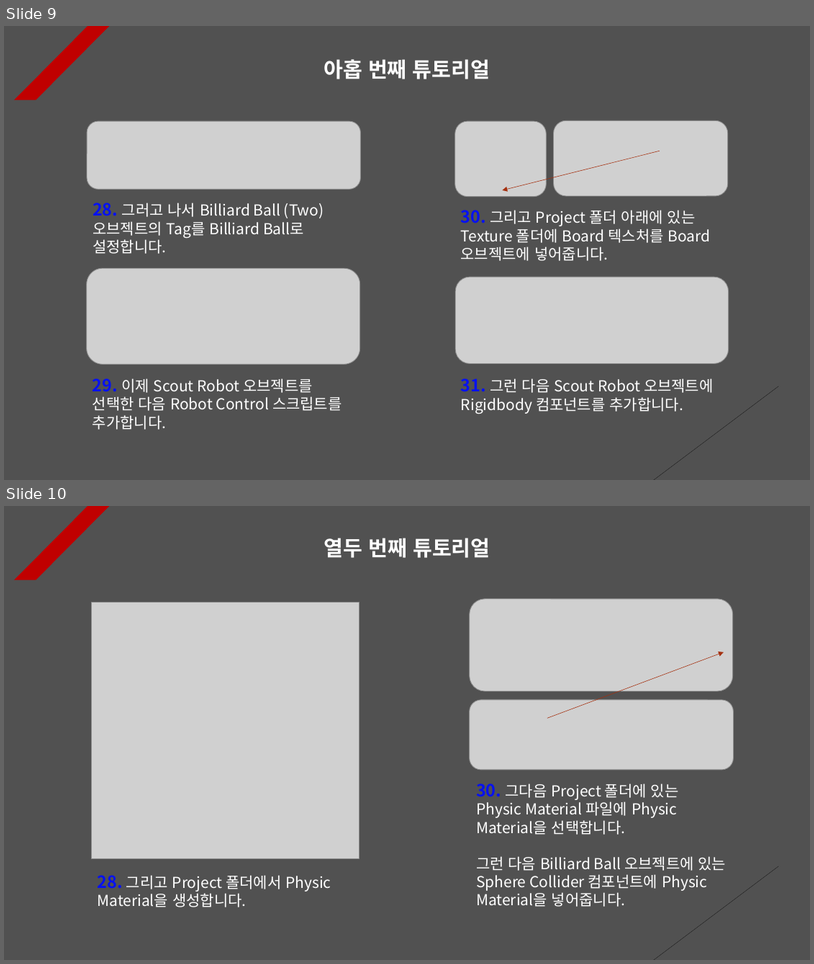
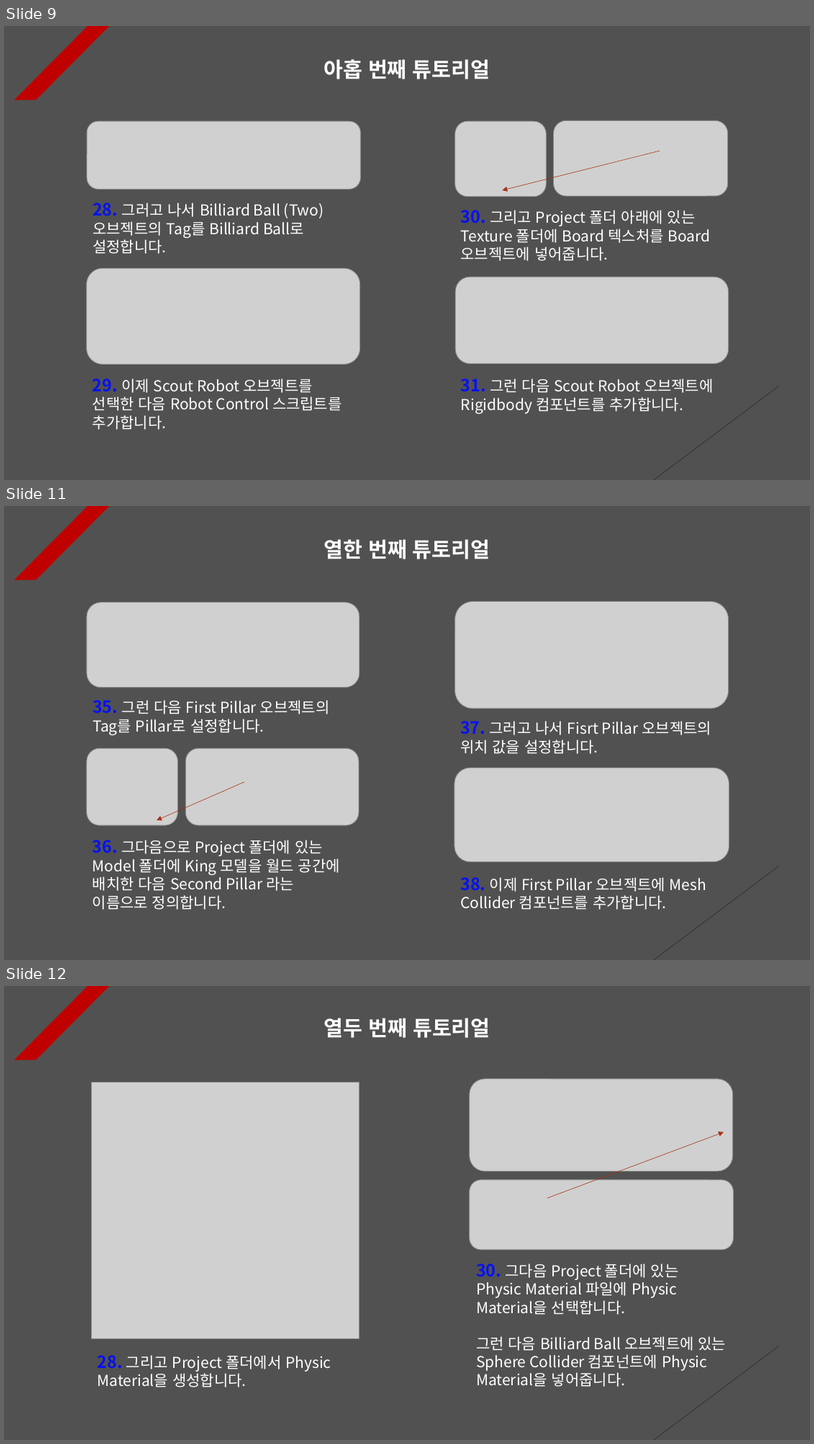
Before and after one commit to Unity2033/3D-UnityEngine, a slide deck: Assets/Physics/PPT Data/Physics Example.pptx. Shown one above the other, each under a label of ours: slides 9 and 10 before the commit, slides 9, 11 and 12 after it; the slides between them are not shown. The pictures are 814x964 and 814x1444 pixels, drawn with LibreOffice and Linux fonts; fonts in the diff are those of the drawing; grey boxes stand for pictures. Boxes give left, top, right and bottom in pixels: in the first picture for what was removed or moved away, otherwise in the second. Text is boxed around its words. In the diff, an @@ line names an element or a change of style, - is before the commit and + after.

```diff
--- a/Assets/Physics/PPT Data/Physics Example.pptx
+++ b/Assets/Physics/PPT Data/Physics Example.pptx
@@ slide 11 added at box(4, 506, 810, 960), background #515151; not listed: 2 template elements that a slide beside it also shows @@
@@ text added at box(324, 539, 490, 559), 25 pt, text #FFFFFF, bold @@
+열한 번째 튜토리얼
@@ picture added at box(87, 602, 360, 687) @@
@@ picture added at box(455, 602, 729, 708) @@
@@ text added at box(93, 700, 330, 735), 18 pt, text #FFFFFF @@
+35. 그런 다음 First Pillar 오브젝트의 Tag를 Pillar로 설정합니다.
@@ text added at box(460, 721, 712, 754), 18 pt, text #FFFFFF @@
+37. 그러고 나서 Fisrt Pillar 오브젝트의 위치 값을 설정합니다.
@@ picture added at box(87, 748, 178, 825) @@
@@ picture added at box(185, 748, 358, 825) @@
@@ arrow added from (244, 782) to (157, 820), #A5300F 0.5 pt dashed @@
@@ picture added at box(455, 767, 729, 861) @@
@@ text added at box(93, 839, 340, 909), 18 pt, text #FFFFFF @@
+36. 그다음으로 Project 폴더에 있는 Model 폴더에 King 모델을 월드 공간에 배치한 다음 Second Pillar 라는 이름으로 정의합니다.
@@ text added at box(460, 877, 707, 909), 18 pt, text #FFFFFF @@
+38. 이제 First Pillar 오브젝트에 Mesh Collider 컴포넌트를 추가합니다.
@@ what was slide 10 is now slide 12 @@
```
Also in this commit, not shown: 1 other slide added, 27 other files.
